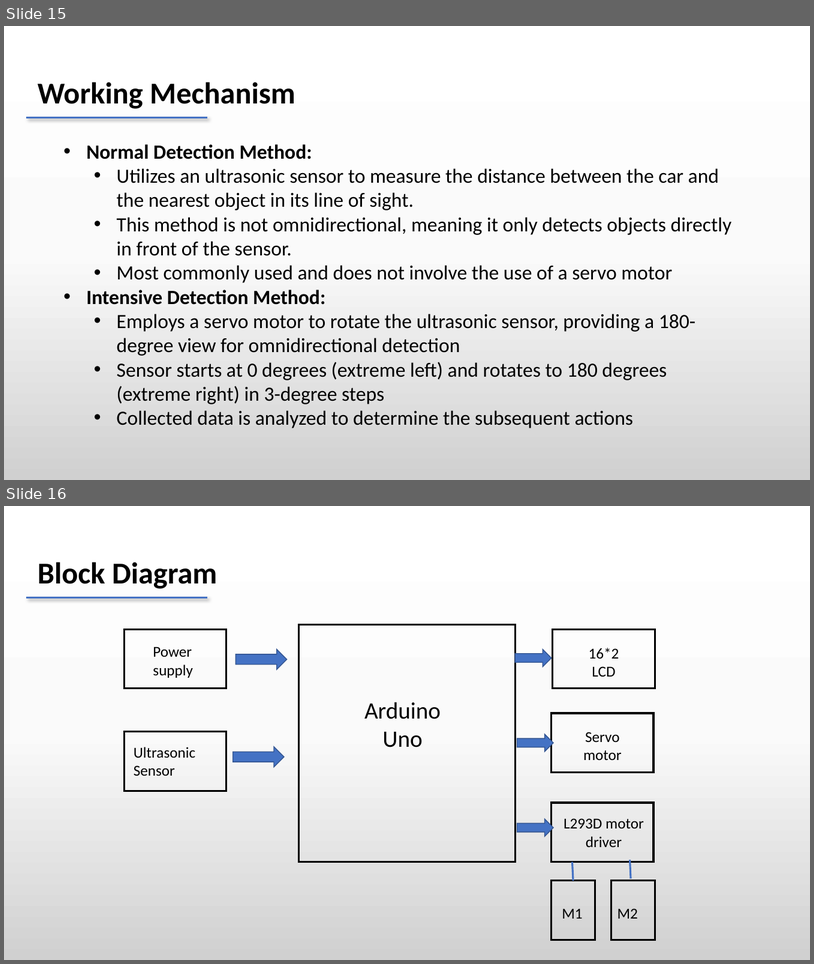
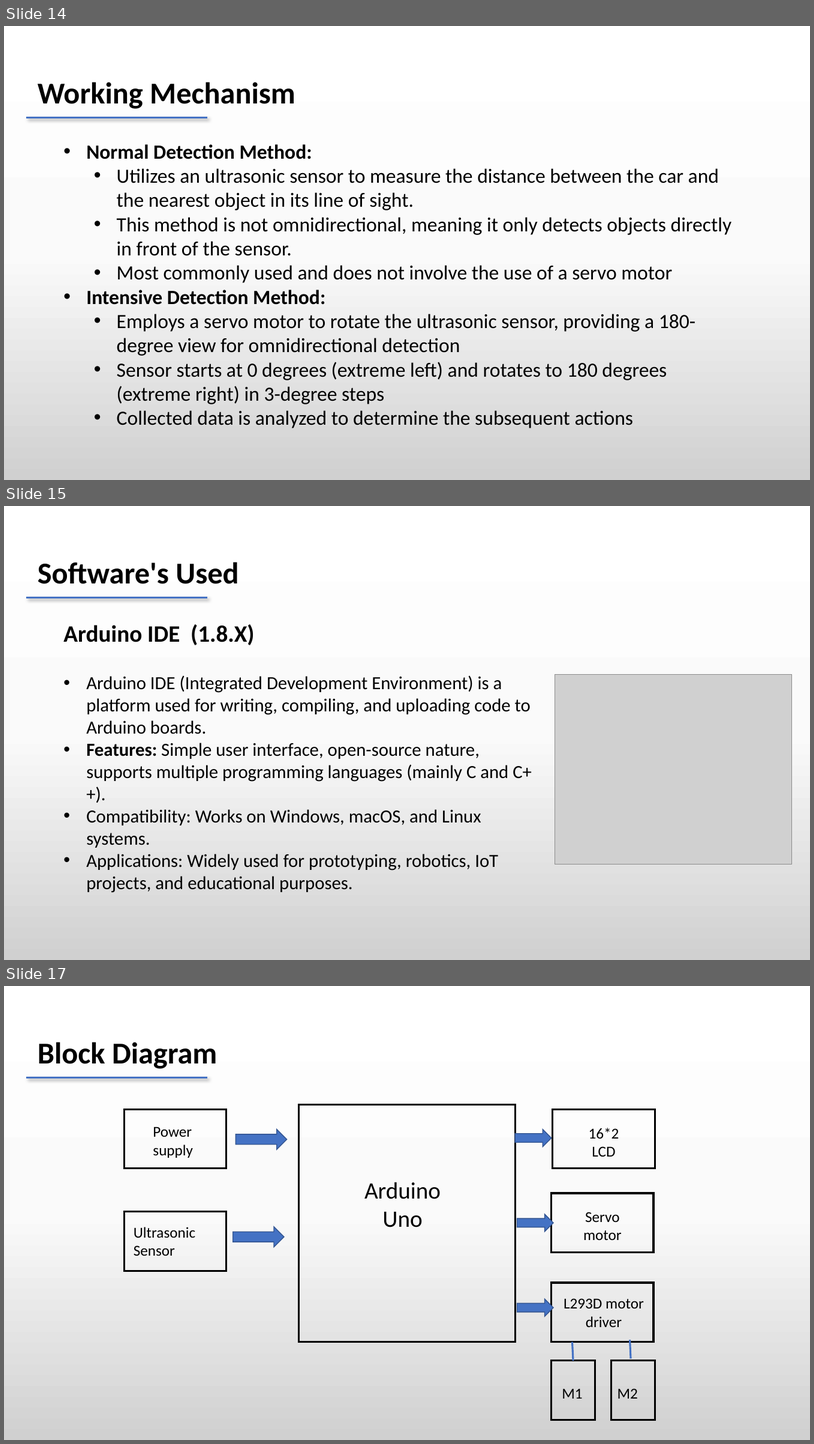
Before and after one commit to dheeraj78/project-4-2, a slide deck: Batch 8 .pptx. Shown one above the other, each under a label of ours: slides 15 and 16 before the commit, slides 14, 15 and 17 after it; the slides between them are not shown. The pictures are 814x964 and 814x1444 pixels, drawn with LibreOffice and Linux fonts; fonts in the diff are those of the drawing; grey boxes stand for pictures. Boxes give left, top, right and bottom in pixels: in the first picture for what was removed or moved away, otherwise in the second. Text is boxed around its words. In the diff, an @@ line names an element or a change of style, - is before the commit and + after.

```diff
--- a/Batch 8 .pptx
+++ b/Batch 8 .pptx
@@ slide 15 added at (x1=4, y1=506, x2=810, y2=960), background gradient #FFFFFF to #FBFBFB to #D1D1D1 @@
@@ text added at (x1=38, y1=562, x2=239, y2=584), 36 pt, text #000000, bold @@
+Software's Used
@@ line added from (26, 597) to (208, 597), #4472C4 2.25 pt @@
@@ text added at (x1=63, y1=624, x2=532, y2=892), 22 pt, text #000000 @@
+Arduino IDE (1.8.X)
+• Arduino IDE (Integrated Development Environment) is a platform used for writing, compiling, and uploading code to Arduino boards.
+• Features: Simple user interface, open-source nature, supports multiple programming languages (mainly C and C++).
+• Compatibility: Works on Windows, macOS, and Linux systems.
+• Applications: Widely used for prototyping, robotics, IoT projects, and educational purposes.
@@ picture added at (x1=555, y1=674, x2=792, y2=864) @@
@@ what was slide 15 is now slide 14 @@
@@ what was slide 16 is now slide 17 @@
```
Also in this commit, not shown: 4 slides changed, 2 other slides added, 1 slide removed, 10 other files.
